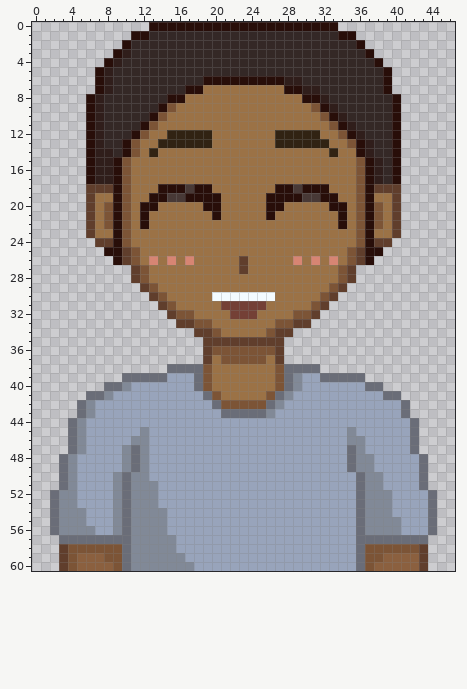
File history of a pixel-art sprite, src/img/jason-happy.png. Above: the version before the commit.
The file is 188x244 pixels, drawn in blocks of 4x4; one block is one cell here.
Once edited:
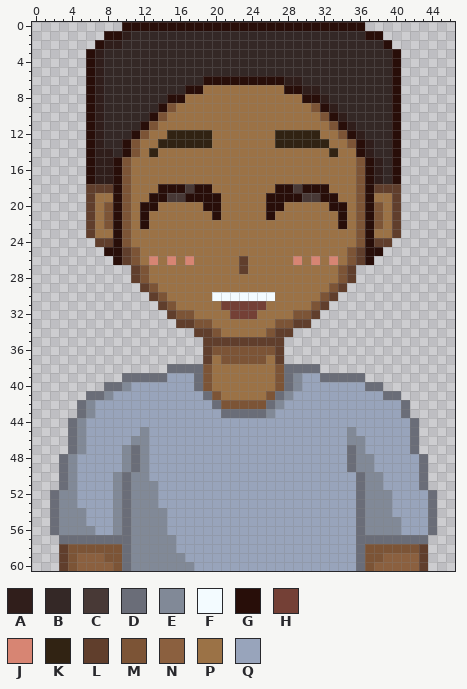
Palette (. is transparent): A #301e1b  B #342826  C #483936  D #6a6d78  E #818997  F #f3fbff  G #280e09  H #744036  J #d78573  K #312313  L #603e2c  M #7c5436  N #8b603f  P #9b7246  Q #98a4bb
Change:
{"y":0,"x":10,"old":"...","new":"GGG"}
{"y":0,"x":34,"old":"...","new":"GGG"}
{"y":1,"x":8,"old":"...GG","new":"GGABB"}
{"y":1,"x":34,"old":"GG...","new":"BBBGG"}
{"y":2,"x":7,"old":"...G","new":"GAAB"}
{"y":2,"x":36,"old":"G...","new":"BBBG"}
{"y":3,"x":6,"old":"...GA","new":"GABBB"}
{"y":3,"x":37,"old":"G...","new":"BBBG"}
{"y":4,"x":6,"old":"..GA","new":"GABB"}
{"y":4,"x":38,"old":"G..","new":"BBG"}
{"y":5,"x":6,"old":".GA","new":"GAB"}
{"y":5,"x":39,"old":"G.","new":"BG"}
{"y":6,"x":6,"old":".GA","new":"GAB"}
{"y":6,"x":39,"old":"G.","new":"BG"}
{"y":7,"x":6,"old":".GA","new":"GAB"}
{"y":7,"x":39,"old":"G.","new":"BG"}
{"label":"changed","picture_box":[86,22,149,94]}
{"label":"changed","picture_box":[338,22,401,94]}
